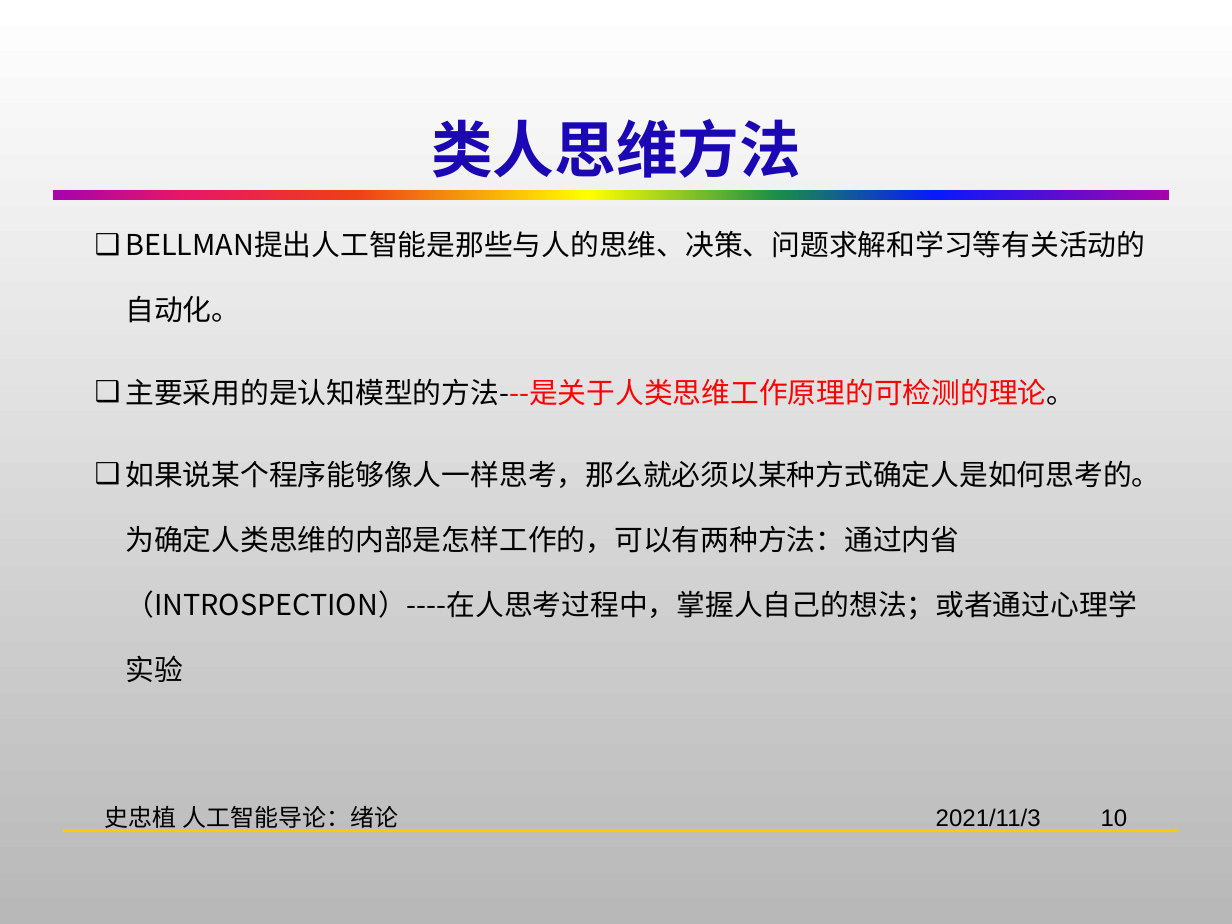
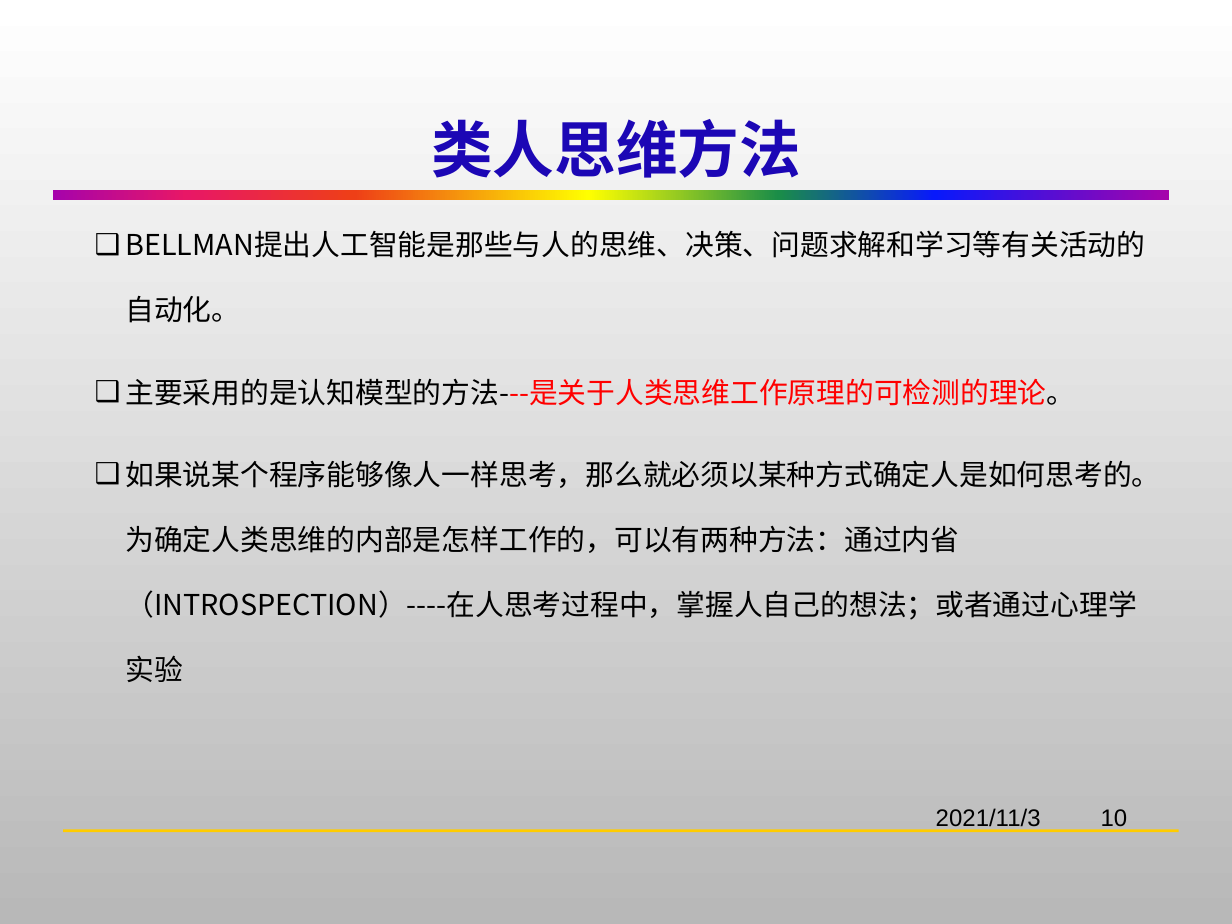
Before and after one commit to HBU/Artificial_Intelligence, a slide deck: slide 10 of AI-PPT-史忠植/AI01绪论.pptx. Drawn at 1232x924 pixels with LibreOffice and Linux fonts; fonts in the diff are those of the drawing; background and template pictures are left out. Boxes give left, top, right and bottom in pixels: in the first picture for what was removed or moved away, otherwise in the second. Text is boxed around its words. In the diff, an @@ line names an element or a change of style, - is before the commit and + after.

```diff
--- a/AI-PPT-史忠植/AI01绪论.pptx
+++ b/AI-PPT-史忠植/AI01绪论.pptx
@@ text removed at (105, 806, 398, 832) @@
-史忠植 人工智能导论：绪论
```
Also in this commit, not shown: 43 other slides changed, 1 other file.
